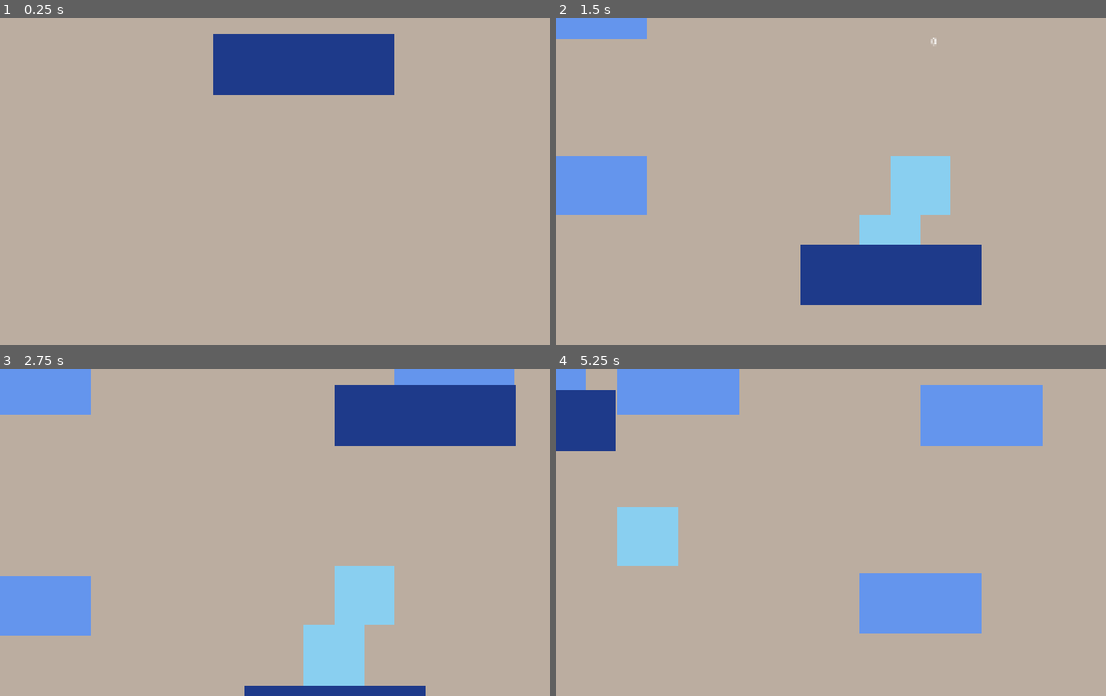
Above: before the commit, frames 1-4 (two rows, left to right).
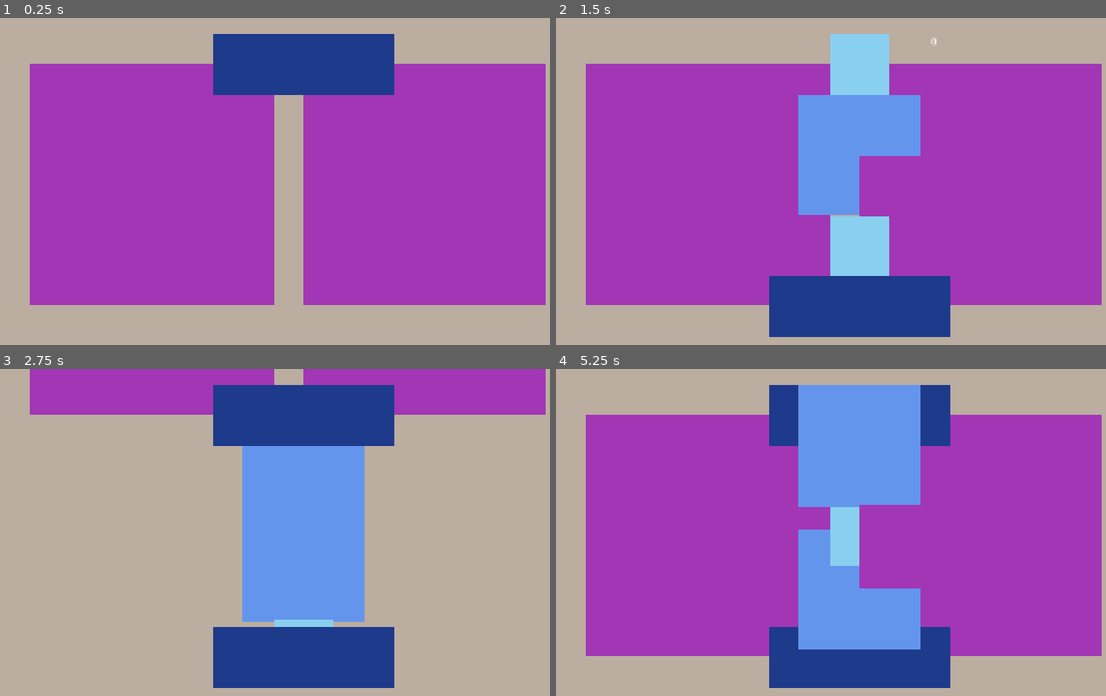
Above: after the commit, the same moments.

Repository: jpns3334444/2048-mirror
Game: Godot game, scene res://src/game.tscn
The game is run twice, just before and just after one commit, with the same random seed, the same clock (stepped at 60 frames per second) and the same inputs.
Inputs:
- Up to frame 1 (0.25 s): no input
- Up to frame 2 (1.5 s): tap Enter (action) at 0.5, 1.35 s; hold D (right) 0.53-1.28 s; hold Enter (action) 0.53-1.28 s; hold S (down) from 1.28 s (still down)
- Up to frame 3 (2.75 s): tap Space at 2 s; release S (down) at 2.03 s; hold D (right) from 2.03 s (still down); hold Enter (action) from 2.03 s (still down)
- Up to frame 4 (5.25 s): release D (right) at 2.78 s; release Enter (action) at 2.78 s; hold W (up) 2.78-3.53 s; tap Enter (action) at 2.85, 4.35, 5 s; hold Enter (action) 3.53-4.28 s; hold A (left) 3.53-5.03 s; hold S (down) from 5.03 s (still down); hold Enter (action) from 5.03 s (still down)

The runs differ from the first frame. In frame 1, 63% of the frame differs, in the area x 5-100%, y 14-88%; in frame 2, 73%; in frame 3, 40%; in frame 4, 80%, in the area x 0-100%, y 0-98%.

Commit message:
Refactor board logic and scene structure: update node hierarchy to use Panel for layout management, enhance tile spawning and boundary correction mechanisms, and improve input handling for better gameplay experience.

Diff:
--- a/src/board.gd
+++ b/src/board.gd
@@ -26,122 +26,153 @@
 var cell_size: Vector2
 
 func _ready() -> void:
-	reset_game()
+    reset_game()
 
 func _input(event: InputEvent) -> void:
-	# Input is now handled by game.gd through process_input
-	pass
+    # Input is now handled by game.gd through process_input
+    pass
 
 func process_input(event: InputEvent) -> void:
-	if not active or game_over:
-		return
-	elif event.is_action_pressed("up"):
-		step_game(Direction.UP)
-	elif event.is_action_pressed("down"):
-		step_game(Direction.DOWN)
-	elif event.is_action_pressed("left"):
-		step_game(Direction.LEFT)
-	elif event.is_action_pressed("right"):
-		step_game(Direction.RIGHT)
+    if not active or game_over:
+        return
+    elif event.is_action_pressed("up"):
+        step_game(Direction.UP)
+    elif event.is_action_pressed("down"):
+        step_game(Direction.DOWN)
+    elif event.is_action_pressed("left"):
+        step_game(Direction.LEFT)
+    elif event.is_action_pressed("right"):
+        step_game(Direction.RIGHT)
 
 func get_dynamic_tile_sizes() -> Dictionary:
-	# Get the size of one grid cell
-	var control_cell = $GridContainer.get_child(0)
-	var cell_size = $GridContainer.size/$GridContainer.columns
-	print(cell_size)
+    # Get the size of one grid cell
+    var control_cell = $Panel/GridContainer.get_child(0)
+    var cell_size = $Panel/GridContainer.size/$Panel/GridContainer.columns
+    print(cell_size)
 
-	return {
-		1: cell_size,                                    # 1 cell
-		2: Vector2(cell_size.x * 2, cell_size.y),      # 2 cells wide
-		3: Vector2(cell_size.x * 3, cell_size.y),      # 3 cells wide
-	}
+    return {
+        1: cell_size,                                    # 1 cell
+        2: Vector2(cell_size.x * 2, cell_size.y),      # 2 cells wide
+        3: Vector2(cell_size.x * 3, cell_size.y),      # 3 cells wide
+    }
 
 func spawn_new_tile() -> void:
-	var empty_cells = get_empty_cells()
-	if empty_cells.is_empty():
-		return
+    var empty_cells = get_empty_cells()
+    if empty_cells.is_empty():
+        return
 
-	var index = empty_cells[randi() % empty_cells.size()]
-	var control_cell = $GridContainer.get_child(index)
-	var tile = TILE_SCENE.instantiate()
+    var index = empty_cells[randi() % empty_cells.size()]
+    var control_cell = $Panel/GridContainer.get_child(index)
+    var tile = TILE_SCENE.instantiate()
 
-	add_child(tile)
-	tile.global_position = control_cell.global_position
-	tile.add_to_group("tiles")
+    add_child(tile)
+    tile.global_position = control_cell.global_position
+    tile.add_to_group("tiles")
 
-	var value = randi_range(1, 3)
-	tile.value = value
+    var value = randi_range(1, 3)
+    tile.value = value
 
-	# Set size based on grid cells
-	var dynamic_sizes = get_dynamic_tile_sizes()
-	tile.set_custom_size(dynamic_sizes[value])
+    # Set size based on grid cells
+    var dynamic_sizes = get_dynamic_tile_sizes()
+    tile.set_custom_size(dynamic_sizes[value])
 
-	tile.freeze = true
-	frozen_tiles.append(tile)
+    tile.freeze = true
+    frozen_tiles.append(tile)
+
+func _physics_process(delta):
+   var grid_bounds = get_grid_bounds()
+
+   for tile in get_tree().get_nodes_in_group("tiles"):
+       var pos = tile.global_position
+       var corrected = false
+
+       # Clamp position to boundaries
+       if pos.x < grid_bounds.position.x:
+           tile.global_position.x = grid_bounds.position.x
+           tile.linear_velocity.x = abs(tile.linear_velocity.x) * 0.3  # Bounce back with damping
+           corrected = true
+       elif pos.x > grid_bounds.position.x + grid_bounds.size.x:
+           tile.global_position.x = grid_bounds.position.x + grid_bounds.size.x
+           tile.linear_velocity.x = -abs(tile.linear_velocity.x) * 0.3
+           corrected = true
+
+       if pos.y < grid_bounds.position.y:
+           tile.global_position.y = grid_bounds.position.y
+           tile.linear_velocity.y = abs(tile.linear_velocity.y) * 0.3
+           corrected = true
+       elif pos.y > grid_bounds.position.y + grid_bounds.size.y:
+           tile.global_position.y = grid_bounds.position.y + grid_bounds.size.y
+           tile.linear_velocity.y = -abs(tile.linear_velocity.y) * 0.3
+           corrected = true
+
+func get_grid_bounds() -> Rect2:
+   return Rect2($Panel/GridContainer.global_position, $Panel/GridContainer.size)
 
 func get_empty_cells() -> Array:
-	var empty_cells = []
+    var empty_cells = []
 
-	for i in range($GridContainer.get_child_count()):
-		var child = $GridContainer.get_child(i)
+    for i in range($Panel/GridContainer.get_child_count()):
+        var child = $Panel/GridContainer.get_child(i)
 
-		# Skip if it's not a Control node (skip the StaticBody2D walls)
-		if not child is Control:
-			continue
+        # Skip if it's not a Control node (skip the StaticBody2D walls)
+        if not child is Control:
+            continue
 
-		var current_cell = child
-		var cell_rect = Rect2(current_cell.global_position, current_cell.size)
+        var current_cell = child
+        var cell_rect = Rect2(current_cell.global_position, current_cell.size)
 
-		var cell_occupied = false
-		for tile in get_tree().get_nodes_in_group("tiles"):
-			if cell_rect.has_point(tile.global_position):
-				cell_occupied = true
-				break
+        var cell_occupied = false
+        for tile in get_tree().get_nodes_in_group("tiles"):
+            if cell_rect.has_point(tile.global_position):
+                cell_occupied = true
+                break
 
-		if not cell_occupied:
-			empty_cells.append(i)
+        if not cell_occupied:
+            empty_cells.append(i)
 
-	return empty_cells
+    return empty_cells
 
 func step_game(direction: Direction) -> void:
-	# Unfreeze freshly spawned tile
-	for tile in frozen_tiles:
-		if tile != null:
-			tile.freeze = false
+    print("Before - GridContainer global_position: ", $Panel/GridContainer.global_position)
+    # Unfreeze freshly spawned tile
+    for tile in frozen_tiles:
+        if tile != null:
+            tile.freeze = false
 
-	# Clear the list since they're all unfrozen now
-	frozen_tiles.clear()
+    # Clear the list since they're all unfrozen now
+    frozen_tiles.clear()
 
-	match direction:
-		Direction.UP: $GridContainer.rotation_degrees = 180
-		Direction.DOWN: $GridContainer.rotation_degrees = 0
-		Direction.LEFT: $GridContainer.rotation_degrees = 90
-		Direction.RIGHT: $GridContainer.rotation_degrees = -90
-	spawn_new_tile()
+    match direction:
+          Direction.UP: $Panel.rotation_degrees = 180
+          Direction.DOWN: $Panel.rotation_degrees = 0
+          Direction.LEFT: $Panel.rotation_degrees = 90
+          Direction.RIGHT: $Panel.rotation_degrees = -90
+    spawn_new_tile()
+    print("After - GridContainer global_position: ", $Panel/GridContainer.global_position)
 
 func slice(index: int, direction: Direction) -> Array:
-	if index < 0 or index >= GRID_SIZE:
-		return []
-	elif direction == Direction.UP:
-		return range(index, GRID_SIZE * GRID_SIZE + index, GRID_SIZE)
-	elif direction == Direction.DOWN:
-		return range(GRID_SIZE * GRID_SIZE - index - 1, -1, -GRID_SIZE)
-	elif direction == Direction.LEFT:
-		return range(index * GRID_SIZE, index * GRID_SIZE + GRID_SIZE)
-	elif direction == Direction.RIGHT:
-		return range(index * GRID_SIZE + GRID_SIZE - 1, index * GRID_SIZE - 1, -1)
-	else:
-		return []
+    if index < 0 or index >= GRID_SIZE:
+        return []
+    elif direction == Direction.UP:
+        return range(index, GRID_SIZE * GRID_SIZE + index, GRID_SIZE)
+    elif direction == Direction.DOWN:
+        return range(GRID_SIZE * GRID_SIZE - index - 1, -1, -GRID_SIZE)
+    elif direction == Direction.LEFT:
+        return range(index * GRID_SIZE, index * GRID_SIZE + GRID_SIZE)
+    elif direction == Direction.RIGHT:
+        return range(index * GRID_SIZE + GRID_SIZE - 1, index * GRID_SIZE - 1, -1)
+    else:
+        return []
 
 func reset_game():
-	for tile in get_tree().get_nodes_in_group("tiles"):
-		tile.queue_free()
-	spawn_new_tile()
-	spawn_new_tile()
-	emit_signal("score_reset")
-	game_over = false
-	active = true
+    for tile in get_tree().get_nodes_in_group("tiles"):
+        tile.queue_free()
+    spawn_new_tile()
+    spawn_new_tile()
+    emit_signal("score_reset")
+    game_over = false
+    active = true
 
 func check_game_over() -> void:
-	# Disabled for continuous play
-	pass
+    # Disabled for continuous play
+    pass
--- a/src/board.tscn
+++ b/src/board.tscn
@@ -1,118 +1,104 @@
 [gd_scene load_steps=3 format=3 uid="uid://2vkr7hs7nw51"]
 
 [ext_resource type="Script" uid="uid://b5sldsqsv6tbn" path="res://src/board.gd" id="1_cvmqk"]
-[ext_resource type="Shape2D" uid="uid://bvbbjjfir2lfp" path="res://src/wall.tres" id="2_cbsws"]
+
+[sub_resource type="StyleBoxFlat" id="StyleBoxFlat_1evtd"]
+bg_color = Color(0.636097, 0.211382, 0.708833, 1)
 
 [node name="Board" type="Node2D"]
 script = ExtResource("1_cvmqk")
 
-[node name="GridContainer" type="GridContainer" parent="."]
+[node name="Panel" type="Panel" parent="."]
 offset_right = 800.0
 offset_bottom = 800.0
+theme_override_styles/panel = SubResource("StyleBoxFlat_1evtd")
+
+[node name="GridContainer" type="GridContainer" parent="Panel"]
+layout_mode = 1
+anchors_preset = 15
+anchor_right = 1.0
+anchor_bottom = 1.0
+grow_horizontal = 2
+grow_vertical = 2
+pivot_offset = Vector2(400, 400)
 columns = 4
 
-[node name="Control1" type="Control" parent="GridContainer"]
+[node name="Control1" type="Control" parent="Panel/GridContainer"]
 layout_mode = 2
 size_flags_horizontal = 3
 size_flags_vertical = 3
 
-[node name="Control2" type="Control" parent="GridContainer"]
+[node name="Control2" type="Control" parent="Panel/GridContainer"]
 layout_mode = 2
 size_flags_horizontal = 3
 size_flags_vertical = 3
 
-[node name="Control3" type="Control" parent="GridContainer"]
+[node name="Control3" type="Control" parent="Panel/GridContainer"]
 layout_mode = 2
 size_flags_horizontal = 3
 size_flags_vertical = 3
 
-[node name="Control4" type="Control" parent="GridContainer"]
+[node name="Control4" type="Control" parent="Panel/GridContainer"]
 layout_mode = 2
 size_flags_horizontal = 3
 size_flags_vertical = 3
 
-[node name="Control5" type="Control" parent="GridContainer"]
+[node name="Control5" type="Control" parent="Panel/GridContainer"]
 layout_mode = 2
 size_flags_horizontal = 3
 size_flags_vertical = 3
 
-[node name="Control6" type="Control" parent="GridContainer"]
+[node name="Control6" type="Control" parent="Panel/GridContainer"]
 layout_mode = 2
 size_flags_horizontal = 3
 size_flags_vertical = 3
 
-[node name="Control7" type="Control" parent="GridContainer"]
+[node name="Control7" type="Control" parent="Panel/GridContainer"]
 layout_mode = 2
 size_flags_horizontal = 3
 size_flags_vertical = 3
 
-[node name="Control8" type="Control" parent="GridContainer"]
+[node name="Control8" type="Control" parent="Panel/GridContainer"]
 layout_mode = 2
 size_flags_horizontal = 3
 size_flags_vertical = 3
 
-[node name="Control9" type="Control" parent="GridContainer"]
+[node name="Control9" type="Control" parent="Panel/GridContainer"]
 layout_mode = 2
 size_flags_horizontal = 3
 size_flags_vertical = 3
 
-[node name="Control10" type="Control" parent="GridContainer"]
+[node name="Control10" type="Control" parent="Panel/GridContainer"]
 layout_mode = 2
 size_flags_horizontal = 3
 size_flags_vertical = 3
 
-[node name="Control11" type="Control" parent="GridContainer"]
+[node name="Control11" type="Control" parent="Panel/GridContainer"]
 layout_mode = 2
 size_flags_horizontal = 3
 size_flags_vertical = 3
 
-[node name="Control12" type="Control" parent="GridContainer"]
+[node name="Control12" type="Control" parent="Panel/GridContainer"]
 layout_mode = 2
 size_flags_horizontal = 3
 size_flags_vertical = 3
 
-[node name="Control13" type="Control" parent="GridContainer"]
+[node name="Control13" type="Control" parent="Panel/GridContainer"]
 layout_mode = 2
 size_flags_horizontal = 3
 size_flags_vertical = 3
 
-[node name="Control14" type="Control" parent="GridContainer"]
+[node name="Control14" type="Control" parent="Panel/GridContainer"]
 layout_mode = 2
 size_flags_horizontal = 3
 size_flags_vertical = 3
 
-[node name="Control15" type="Control" parent="GridContainer"]
+[node name="Control15" type="Control" parent="Panel/GridContainer"]
 layout_mode = 2
 size_flags_horizontal = 3
 size_flags_vertical = 3
 
-[node name="Control16" type="Control" parent="GridContainer"]
+[node name="Control16" type="Control" parent="Panel/GridContainer"]
 layout_mode = 2
 size_flags_horizontal = 3
 size_flags_vertical = 3
-
-[node name="StaticBody2D" type="StaticBody2D" parent="GridContainer"]
-
-[node name="CollisionShape2D" type="CollisionShape2D" parent="GridContainer/StaticBody2D"]
-position = Vector2(800, 400)
-shape = ExtResource("2_cbsws")
-
-[node name="StaticBody2D2" type="StaticBody2D" parent="GridContainer"]
-
-[node name="CollisionShape2D" type="CollisionShape2D" parent="GridContainer/StaticBody2D2"]
-position = Vector2(0, 400)
-shape = ExtResource("2_cbsws")
-
-[node name="StaticBody2D3" type="StaticBody2D" parent="GridContainer"]
-
-[node name="CollisionShape2D" type="CollisionShape2D" parent="GridContainer/StaticBody2D3"]
-position = Vector2(400, 800)
-rotation = 1.5708
-shape = ExtResource("2_cbsws")
-
-[node name="StaticBody2D4" type="StaticBody2D" parent="GridContainer"]
-
-[node name="CollisionShape2D" type="CollisionShape2D" parent="GridContainer/StaticBody2D4"]
-position = Vector2(400, 0)
-rotation = 1.5708
-shape = ExtResource("2_cbsws")
